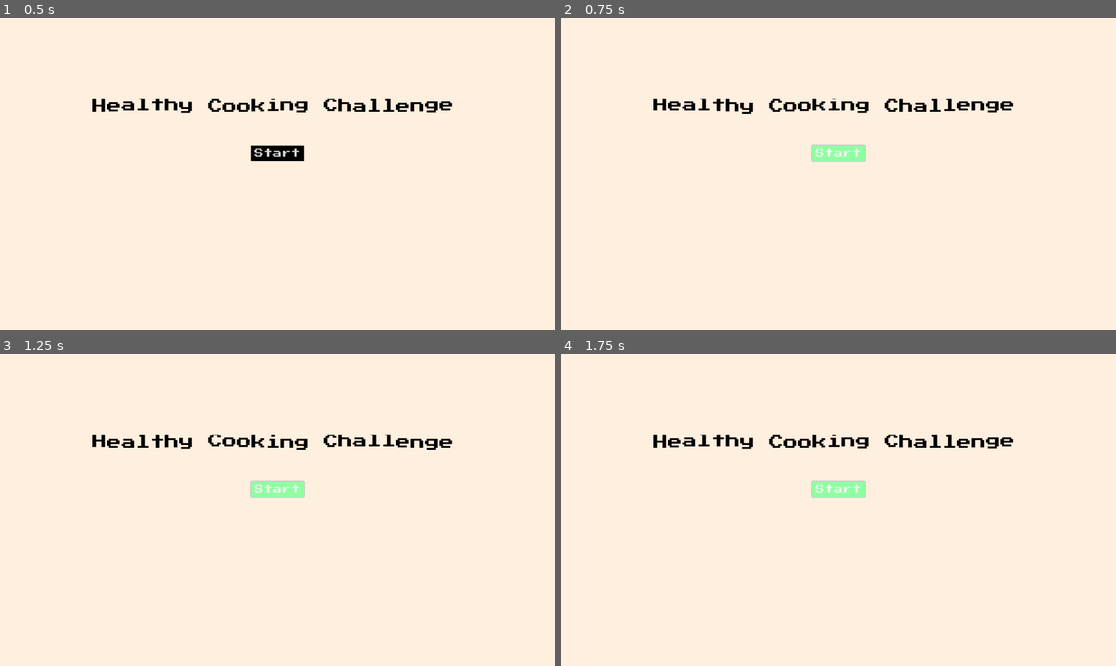
Above: before the commit, frames 1-4 (two rows, left to right).
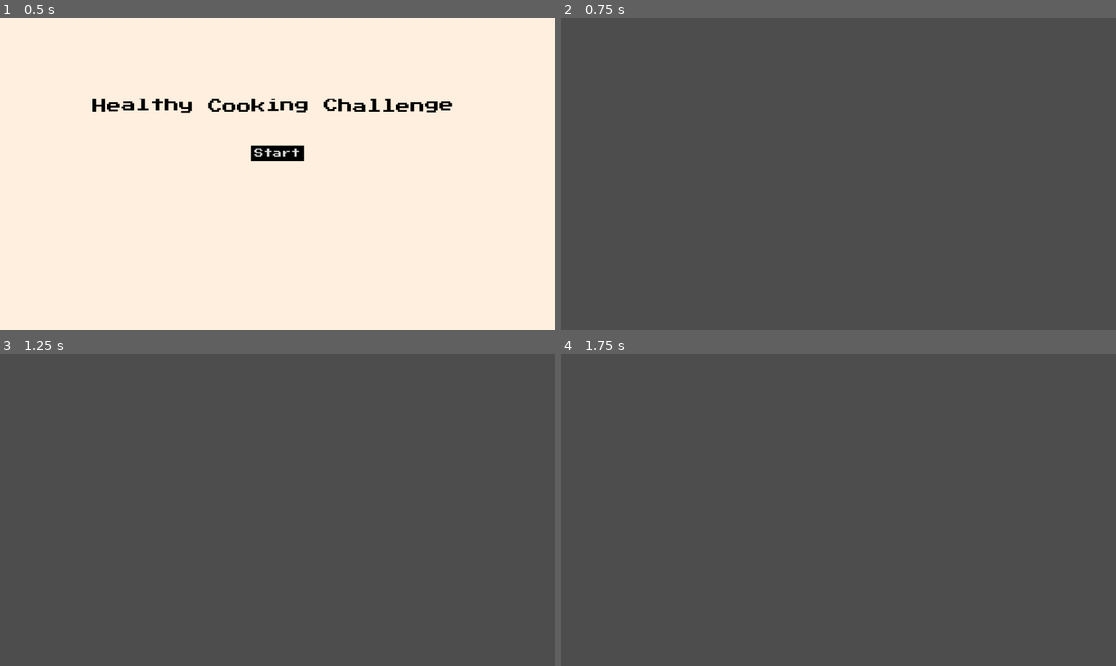
Above: after the commit, the same moments.

Repository: xeltux/Healthy-Cooking-Challenge
Game: Godot game, scene res://Scenes/Start-screen.tscn
The game is run twice, just before and just after one commit, with the same random seed, the same clock (stepped at 60 frames per second) and the same inputs. The project has no main scene, so this scene is started directly.
Inputs (mouse positions are in pixels of both pictures, inside the frame that each line leads up to):
- Up to frame 1 (0.5 s): no input
- Up to frame 2 (0.75 s): click "Start" at 0.5 s
- Up to frame 3 (1.25 s): no input
- Up to frame 4 (1.75 s): click (838, 488) at 1.25 s, where only the run before the commit has a clickable "Start"

Frame 1 is identical in both runs. In frame 2, 100% of the frame differs, in the area x 0-100%, y 0-100%; in frame 3, 100%; in frame 4, 100%.

Commit message:
Created Main Scene and Finished Start Screen

Diff:
--- /dev/null
+++ b/Scenes/Main.tscn
@@ -0,0 +1,3 @@
+[gd_scene format=3 uid="uid://bhju4s0arbeov"]
+
+[node name="Node2D" type="Node2D"]
--- a/Scenes/Start-screen.tscn
+++ b/Scenes/Start-screen.tscn
@@ -1,8 +1,10 @@
-[gd_scene load_steps=2 format=3 uid="uid://b6v386gdp1jcb"]
+[gd_scene load_steps=3 format=3 uid="uid://b6v386gdp1jcb"]
 
+[ext_resource type="Script" path="res://Scripts/Start-screen.gd" id="1_fqtgi"]
 [ext_resource type="Theme" uid="uid://c7v4phxm3hrcr" path="res://Assets/Themes/maintheme.tres" id="1_gngw8"]
 
 [node name="Node2D" type="Node2D"]
+script = ExtResource("1_fqtgi")
 
 [node name="ColorRect" type="ColorRect" parent="."]
 offset_left = -4.0
@@ -35,3 +37,5 @@
 theme_override_font_sizes/normal_font_size = 30
 bbcode_enabled = true
 text = "[wave]Healthy Cooking Challenge"
+
+[connection signal="pressed" from="Button" to="." method="_on_button_pressed"]
--- /dev/null
+++ b/Scripts/Start-screen.gd
@@ -0,0 +1,15 @@
+extends Node2D
+
+
+# Called when the node enters the scene tree for the first time.
+func _ready():
+	pass # Replace with function body.
+
+
+# Called every frame. 'delta' is the elapsed time since the previous frame.
+func _process(delta):
+	pass
+
+
+func _on_button_pressed():
+	get_tree().change_scene_to_file("res://Scenes/Main.tscn")
Not shown, added: Assets/Effects/210025__samkolber__knifecuttingboard.wav.import
Not shown, added: Assets/Effects/398782__anthousai__footsteps-wood-stairs-01.wav.import
Not shown, added: Assets/Effects/651515__1bob__grab-item.wav.import
Not shown, added: Assets/Music/Hackathon.mp3.import
